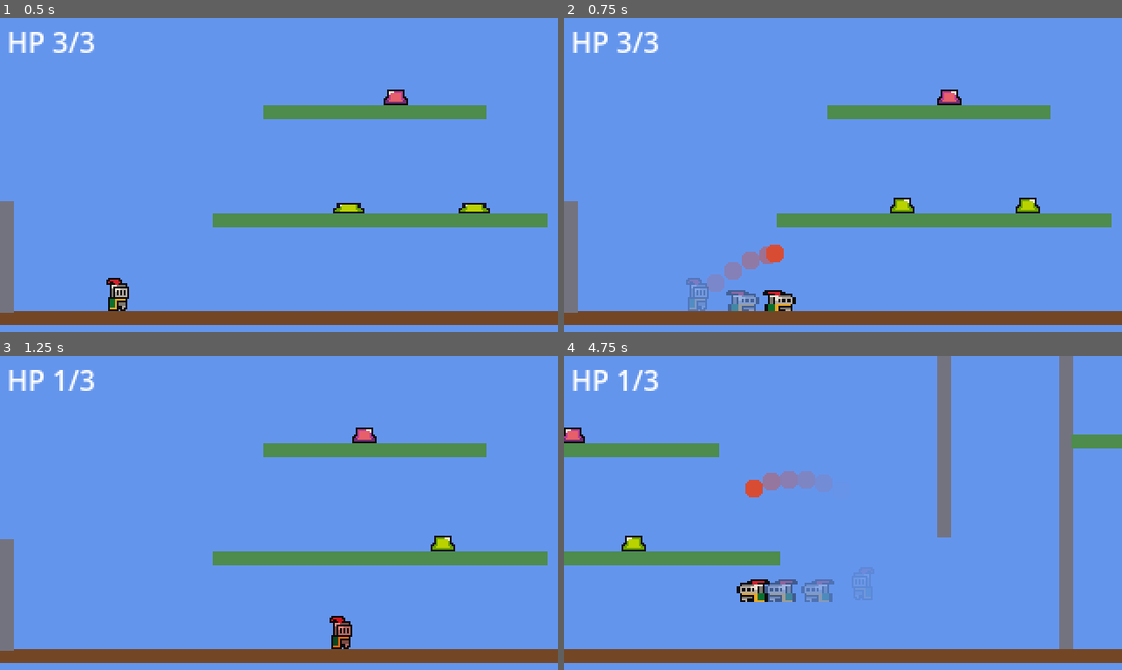
Above: before the commit, frames 1-4 (two rows, left to right).
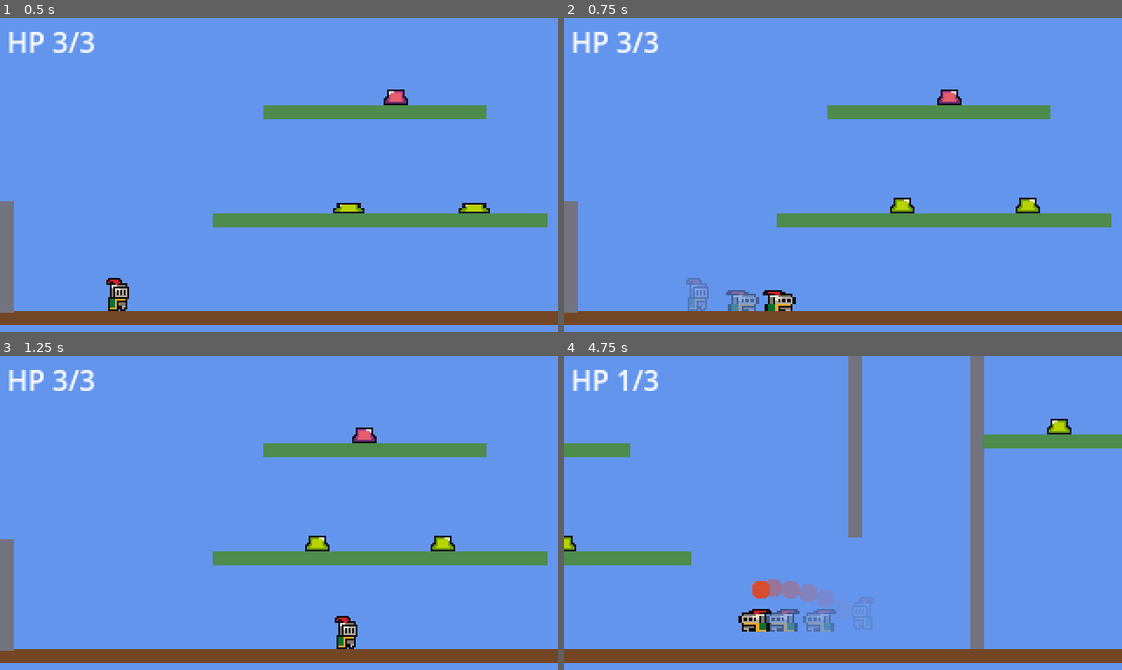
Above: after the commit, the same moments.

Repository: SolutionsByCarson/ScratchPad
Game: Godot game, scene res://scenes/main.tscn
The game is run twice, just before and just after one commit, with the same random seed, the same clock (stepped at 60 frames per second) and the same inputs.
Inputs:
- Up to frame 1 (0.5 s): no input
- Up to frame 2 (0.75 s): hold D (move_right) from 0.53 s (still down); hold K (throw) from 0.53 s (still down); tap Shift (dash) at 0.6 s
- Up to frame 3 (1.25 s): keep holding D (move_right); keep holding K (throw); tap Space (jump) at 0.77 s
- Up to frame 4 (4.75 s): release K (throw) at 1.28 s; tap K (throw) at 1.35, 4.35 s; tap Space (jump) at 1.52, 3.02, 3.77, 4.52 s; tap Shift (dash) at 1.55, 2.1, 3.05, 4.55 s; release D (move_right) at 2.03 s; hold A (move_left) 2.03-2.78 s; hold K (throw) 2.03-2.78 s; hold D (move_right) 2.78-4.28 s; tap J (shoot) at 2.85 s; hold K (throw) 3.53-4.28 s; tap S (slam) at 3.6 s; hold A (move_left) from 4.28 s (still down)

Frame 1 is identical in both runs. In frame 2, 0.7% of the frame differs, in the area x 25-40%, y 72-88%; in frame 3, 0.7%; in frame 4, 13%, in the area x 0-92%, y 0-94%.

Commit message:
Grenade charging: hold K to charge up to 5s; each second adds 20px to explosion radius (base 48 → max 148). Tap K to remote-detonate an existing grenade; charge only starts if none is out. Grenade tints redder as it charges.

Diff:
--- a/scripts/player.gd
+++ b/scripts/player.gd
@@ -32,6 +32,7 @@
 const SHOOT_OFFSET := Vector2(12.0, -3.0)
 const GRENADE_SCENE := preload("res://scenes/grenade.tscn")
 const THROW_OFFSET := Vector2(16.0, -6.0)
+const THROW_CHARGE_MAX := 5.0
 
 const MAX_HEALTH := 3
 const INVULN_TIME := 1.0
@@ -57,6 +58,8 @@
 var _health := MAX_HEALTH
 var _invuln_left := 0.0
 var _hp_label: Label
+var _throw_charging := false
+var _throw_charge := 0.0
 
 
 func _ready() -> void:
@@ -145,8 +148,20 @@
 	if not _wall_attached and _dash_time_left <= 0.0 and Input.is_action_just_pressed("shoot"):
 		_shoot()
 
-	if not _wall_attached and _dash_time_left <= 0.0 and Input.is_action_just_pressed("throw"):
-		_throw_grenade()
+	if Input.is_action_just_pressed("throw") and not _throw_charging:
+		var existing := get_tree().get_first_node_in_group("grenade")
+		if existing != null and existing.has_method("detonate"):
+			existing.detonate()
+		elif _dash_time_left <= 0.0 and not _wall_attached:
+			_throw_charging = true
+			_throw_charge = 0.0
+	if _throw_charging:
+		if Input.is_action_pressed("throw"):
+			_throw_charge = min(_throw_charge + delta, THROW_CHARGE_MAX)
+		else:
+			_throw_grenade_charged(_throw_charge)
+			_throw_charging = false
+			_throw_charge = 0.0
 
 	_dash_cooldown_left = max(0.0, _dash_cooldown_left - delta)
 
@@ -384,14 +399,12 @@
 	Audio.play_sfx("tap")
 
 
-func _throw_grenade() -> void:
-	var existing := get_tree().get_first_node_in_group("grenade")
-	if existing != null and existing.has_method("detonate"):
-		existing.detonate()
-		return
+func _throw_grenade_charged(charge_seconds: float) -> void:
 	var grenade := GRENADE_SCENE.instantiate()
 	grenade.position = global_position + Vector2(_facing * THROW_OFFSET.x, THROW_OFFSET.y)
 	grenade.direction = _facing
+	if grenade.has_method("set_charge"):
+		grenade.set_charge(charge_seconds)
 	get_parent().add_child(grenade)
 	Audio.play_sfx("tap")
 
